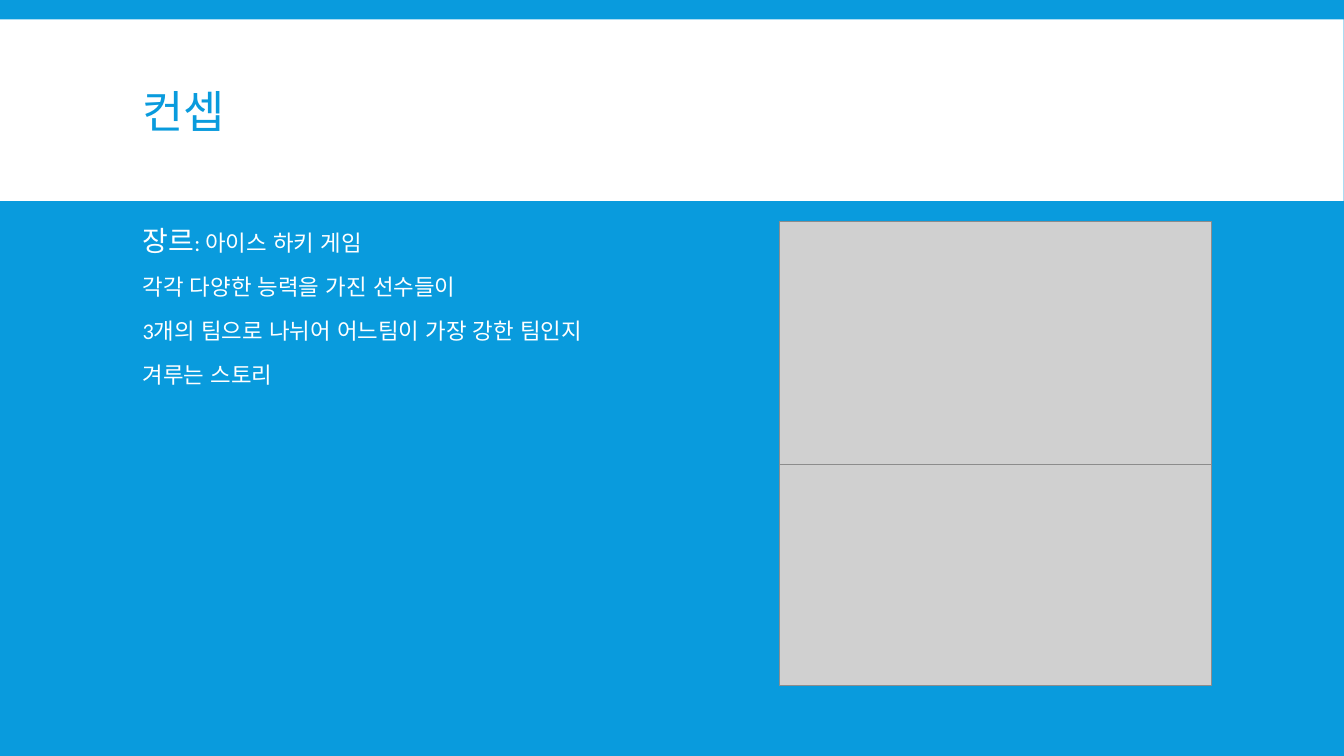
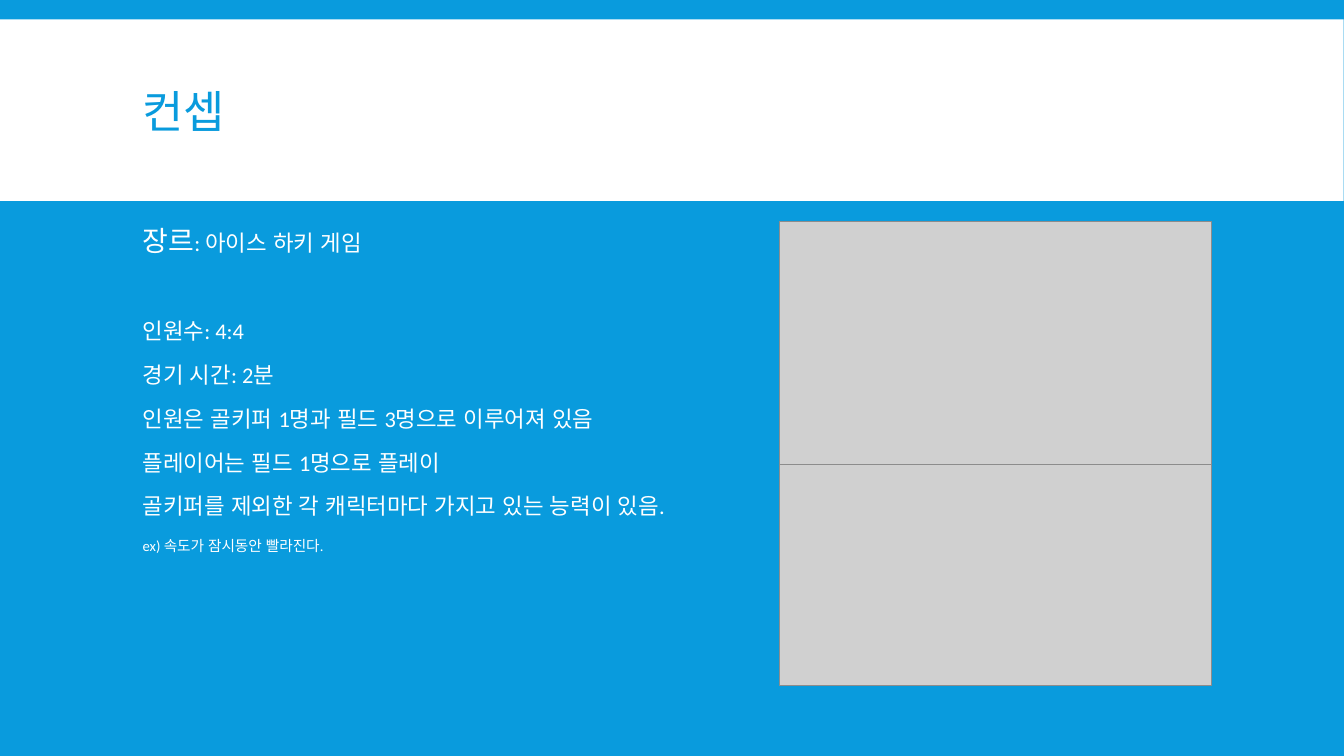
Before and after one commit to Tkadha/2dgp_project, a slide deck: slide 2 of 2D 게임프로그래밍 1차 발표자료.pptx. Drawn at 1344x756 pixels with LibreOffice and Linux fonts; fonts in the diff are those of the drawing; grey boxes stand for pictures. Boxes give left, top, right and bottom in pixels: in the first picture for what was removed or moved away, otherwise in the second. Text is boxed around its words. In the diff, an @@ line names an element or a change of style, - is before the commit and + after.

```diff
--- a/2D 게임프로그래밍 1차 발표자료.pptx
+++ b/2D 게임프로그래밍 1차 발표자료.pptx
@@ text at <box>143,320,665,553</box>: text changed @@
-각각 다양한 능력을 가진 선수들이
-3개의 팀으로 나뉘어 어느팀이 가장 강한 팀인지
-겨루는 스토리
+인원수: 4:4
+경기 시간: 2분
+인원은 골키퍼 1명과 필드 3명으로 이루어져 있음
+플레이어는 필드 1명으로 플레이
+골키퍼를 제외한 각 캐릭터마다 가지고 있는 능력이 있음.
+ex) 속도가 잠시동안 빨라진다.
```
Also in this commit, not shown: 2 other slides changed, 2 slides added, 1 slide removed.
